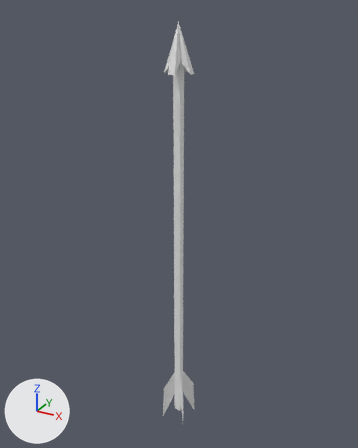
One commit to the OBJ model Unity/Assets/models/arrow.obj: the scene before it, then after it.
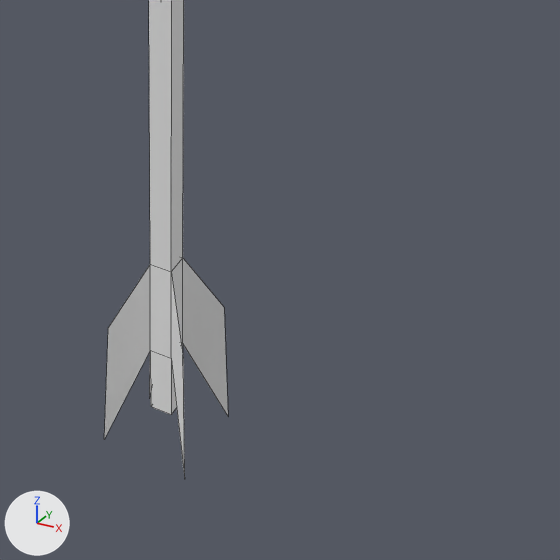
There are two pictures of each version: one whole from a camera (50 mm lens) standing at (7.11, -12.35, 15.09) and looking at (0.76, -0.8, 9.31), one close up on the part from 38% to 78% of the width and 68% to 100% of the height. Lighting does not change. The marker at lower left points along +X, +Y and +Z. The close-ups show mesh edges as thin lines. Where no turn or scale is listed for an object, it has been applied to the vertices.

In view in the first close-up: 'arrow'.
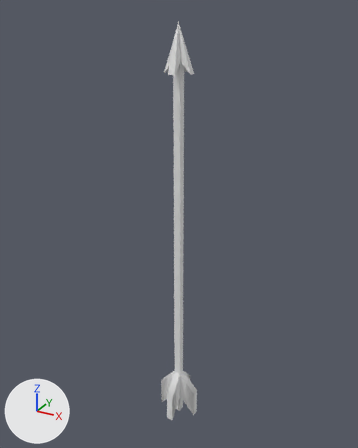
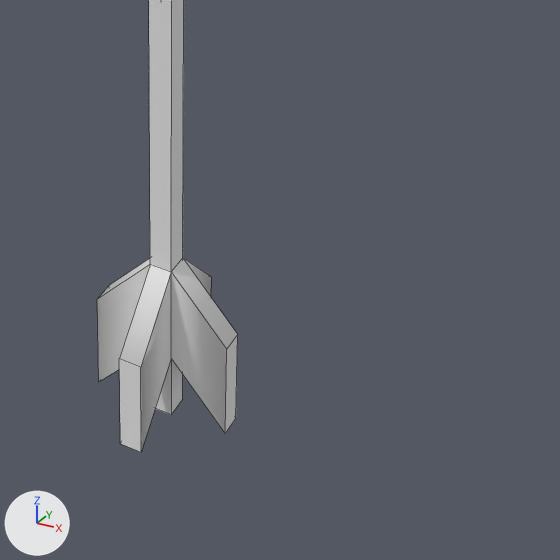
Commit message: Arrow
Finished

Pixel boxes [x1, y1, x2, y2] of what changed, in the close-ups (560 x 560 px):
```json
{"object": "arrow", "change": "reshaped", "before": [104, 0, 228, 478], "after": [97, 0, 238, 452]}
{"part": 1, "of": "me_arrow", "change": "built on", "before": [104, 258, 228, 478], "after": [97, 258, 238, 452]}
```

Edits to the scene script, one JSON object a line:
```json
{"block": "me_arrow", "where": "# used by ob_arrow; location = (0.0, 0.0, 0.0)"}
{"op": "remove", "block": "me_arrow", "code": "me_arrow.from_pydata(...)  # 34 vertices, 33 faces; spans x 0.51..1.32, y -1.48..-0.72, z 2.32..14.77"}
{"op": "add", "block": "me_arrow", "code": "me_arrow.from_pydata(...)  # 42 vertices, 45 faces; spans x 0.29..1.53, y -1.72..-0.48, z 2.72..14.77"}
{"block": "me_arrow", "change": "me_arrow part 1"}
{"block": "me_arrow", "change": "8 vertices are removed from x 0.51..1.32, y -1.48..-0.72, z 2.32..3.66"}
{"block": "me_arrow", "change": "8 faces are deleted"}
{"block": "me_arrow", "change": "16 vertices are added at x 0.29..1.53, y -1.72..-0.48, z 2.75..3.66"}
{"block": "me_arrow", "change": "20 new faces join them"}
```
